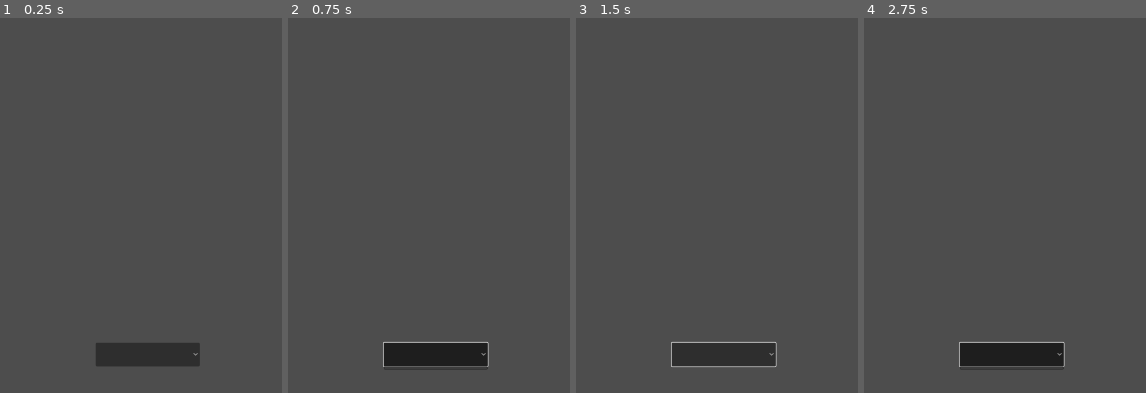
Above: before the commit, frames 1-4 (left to right).
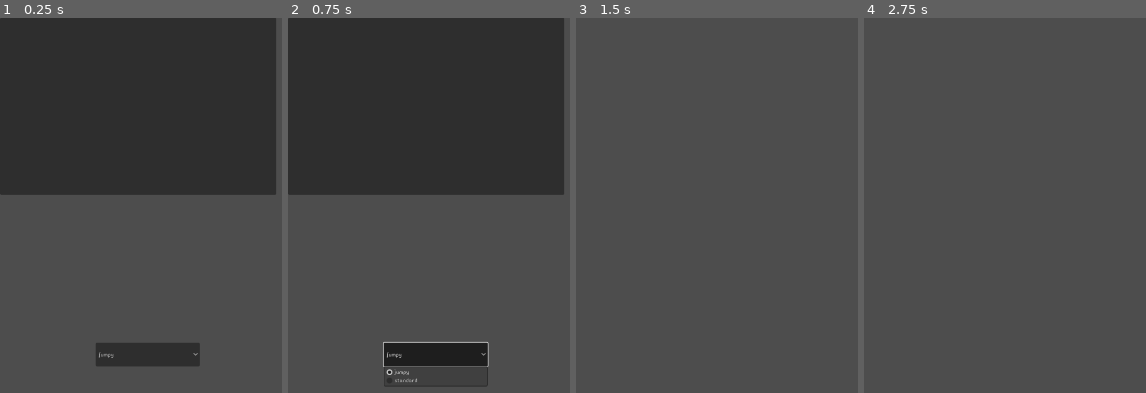
Above: after the commit, the same moments.

Repository: flowerFawn/Robot_game
Game: Godot game, scene res://limb_menu.tscn
The game is run twice, just before and just after one commit, with the same random seed, the same clock (stepped at 60 frames per second) and the same inputs. This scene is started directly instead of the project's main scene.
Inputs (mouse positions are in pixels of both pictures, inside the frame that each line leads up to):
- Up to frame 1 (0.25 s): no input
- Up to frame 2 (0.75 s): click (434, 355) at 0.5 s
- Up to frame 3 (1.5 s): click (714, 108) at 1.27 s
- Up to frame 4 (2.75 s): tap Enter at 2 s; move the mouse to (outside the picture) at 2.02 s; hold D (right) from 2.03 s (still down); tap Space (jump) at 2.1, 2.27, 2.57 s

The runs differ from the first frame. In frame 1, 46% of the frame differs, in the area x 0-98%, y 0-91%; in frame 2, 46%, in the area x 0-98%, y 0-99%; in frame 3, 2.5%; in frame 4, 2.4%.
Error after the commit: Invalid access to property or key 'parts' on a base object of type 'Node (limb_selection_storage.gd)'. (res://player_scripts/player_leg.gd:15)

Commit message:
set up basic dropdown selection

Diff:
--- /dev/null
+++ b/autoloads/limb_selection_storage.gd
@@ -0,0 +1,10 @@
+extends Node
+#var parts:Dictionary = load("res://saves/saved_limbs.json")
+# Called when the node enters the scene tree for the first time.
+func _ready():
+	pass # Replace with function body.
+
+
+# Called every frame. 'delta' is the elapsed time since the previous frame.
+func _process(delta):
+	pass
--- /dev/null
+++ b/back_to_level.gd
@@ -0,0 +1,15 @@
+extends Button
+
+
+# Called when the node enters the scene tree for the first time.
+func _ready():
+	pass # Replace with function body.
+
+
+# Called every frame. 'delta' is the elapsed time since the previous frame.
+func _process(delta):
+	pass
+
+
+func _on_pressed():
+	get_tree().change_scene_to_file("res://spawn_level.tscn")
--- a/limb_dropdown.gd
+++ b/limb_dropdown.gd
@@ -1,13 +1,19 @@
 extends OptionButton
 @export var searched_folder:String
-var limb_folder = DirAccess.open("res://player_limbs/player_legs")
-# Called when the node enters the scene tree for the first time.
+@export var assigned_limb:String
+#snakecase
+#put the folder link here (no "")
 func _ready():
-	print(limb_folder)
-	print(searched_folder)
+	var limb_folder = DirAccess.open(searched_folder)
+	for file in limb_folder.get_files():
+		file = file.left(-5)
+		add_item(file)
 	print(limb_folder.get_files())
 
 
-# Called every frame. 'delta' is the elapsed time since the previous frame.
 func _process(delta):
 	pass
+
+
+func _on_item_selected(index):
+	pass # Replace with function body.
--- a/limb_menu.tscn
+++ b/limb_menu.tscn
@@ -1,7 +1,8 @@
-[gd_scene load_steps=3 format=3 uid="uid://b6tutxqpfhrco"]
+[gd_scene load_steps=4 format=3 uid="uid://b6tutxqpfhrco"]
 
 [ext_resource type="Theme" uid="uid://bppvu27nvmqm6" path="res://assets/standard_theme.tres" id="1_fqmev"]
 [ext_resource type="Script" path="res://limb_dropdown.gd" id="2_nwdpp"]
+[ext_resource type="Script" path="res://back_to_level.gd" id="3_ueba4"]
 
 [node name="Control" type="Control"]
 layout_mode = 3
@@ -18,3 +19,13 @@
 theme = ExtResource("1_fqmev")
 script = ExtResource("2_nwdpp")
 searched_folder = "res://player_limbs/player_legs"
+assigned_limb = "right_leg"
+
+[node name="Button" type="Button" parent="."]
+layout_mode = 0
+offset_right = 664.0
+offset_bottom = 425.0
+script = ExtResource("3_ueba4")
+
+[connection signal="item_selected" from="LeftLeg" to="LeftLeg" method="_on_item_selected"]
+[connection signal="pressed" from="Button" to="Button" method="_on_pressed"]
--- /dev/null
+++ b/player_limbs/player_legs/jumpy.json
@@ -0,0 +1,6 @@
+{
+	"hp" : 10,
+	"jump": 100,
+	"speed": 0.6,
+	"weight": 5
+}
--- a/player_scripts/player_leg.gd
+++ b/player_scripts/player_leg.gd
@@ -8,8 +8,12 @@
 	get_parent().add_stats(stats)
 
 func decode_part_json():
-	var stats: Dictionary = load("res://player_limbs/player_legs/standard.json").data
-	return stats
+	if is_left:
+		var stats: Dictionary = load("res://player_limbs/player_legs/standard.json").data
+		return stats
+	else:
+		var stats: Dictionary = load("res://player_limbs/player_legs/" + Selected_Limbs.parts["right_leg"]).data
+		return stats
 # Called every frame. 'delta' is the elapsed time since the previous frame.
 
 func start_slide(direction_multiplier):
--- a/project.godot
+++ b/project.godot
@@ -15,6 +15,10 @@
 config/features=PackedStringArray("4.2", "Mobile")
 config/icon="res://icon.svg"
 
+[autoload]
+
+Selected_Limbs="*res://autoloads/limb_selection_storage.gd"
+
 [display]
 
 window/size/viewport_width=1920
@@ -26,8 +30,10 @@
 
 folder_colors={
 "res://assets/": "pink",
+"res://autoloads/": "red",
 "res://player_limbs/": "purple",
-"res://player_scripts/": "green"
+"res://player_scripts/": "green",
+"res://saves/": "yellow"
 }
 
 [input]
--- /dev/null
+++ b/saves/saved_limbs.json
@@ -0,0 +1,4 @@
+{
+	right_leg : "standard.json",
+	left_leg : "standard.json"
+}
